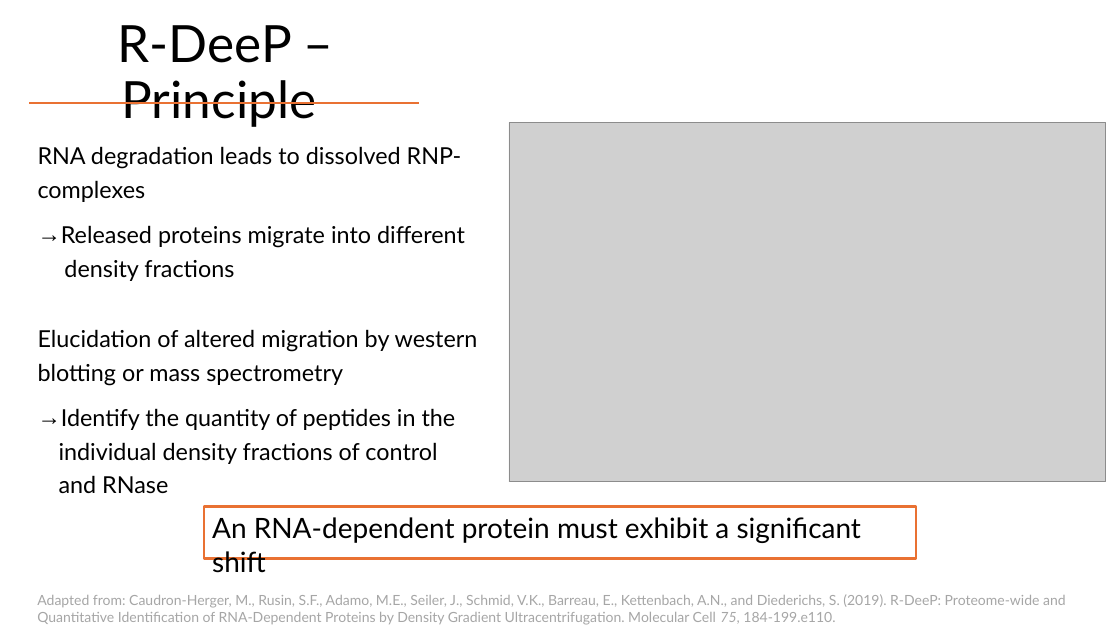
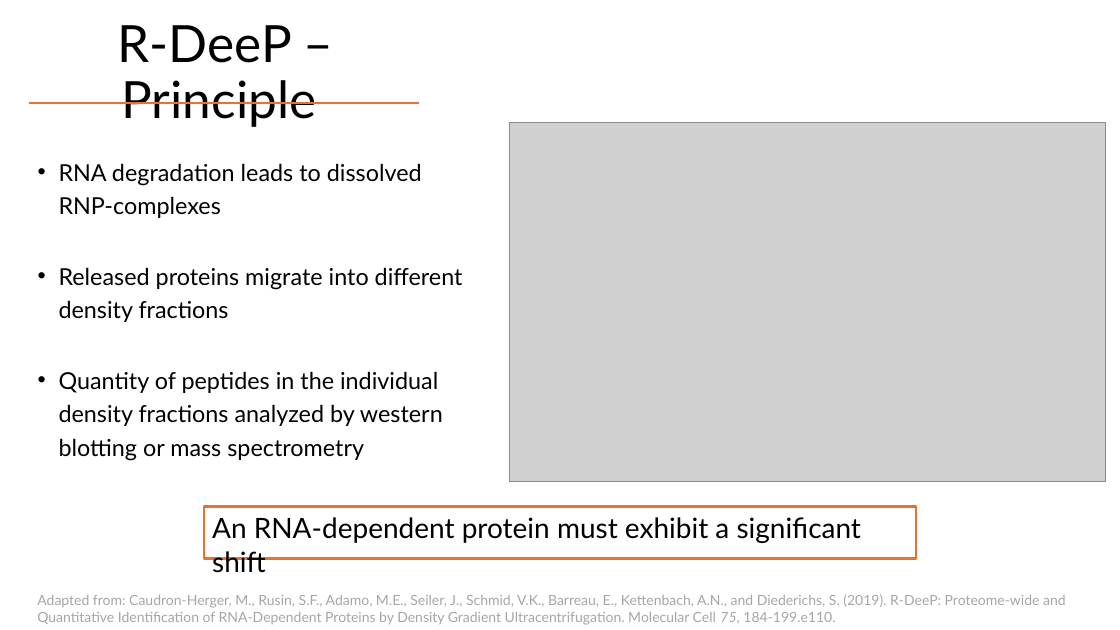
Before and after one commit to MichelaPozzi/2025-topic-03-group-01, a slide deck: slide 2 of Project Proposal Ben.pptx (slide 3 before the commit). Drawn at 1120x630 pixels with LibreOffice and Linux fonts; fonts in the diff are those of the drawing; grey boxes stand for pictures. Boxes give left, top, right and bottom in pixels: in the first picture for what was removed or moved away, otherwise in the second. Text is boxed around its words. In the diff, an @@ line names an element or a change of style, - is before the commit and + after.

```diff
--- a/Project Proposal Ben.pptx
+++ b/Project Proposal Ben.pptx
@@ text "RNA degradation leads to dissolved ...": place and size @@
-text "RNA degradation leads to dissolved ..." at (38, 146, 478, 494)
+text "RNA degradation leads to dissolved ..." at (59, 163, 463, 461)
@@ text at (59, 163, 422, 218): text changed @@
-RNA degradation leads to dissolved RNP- complexes
+• RNA degradation leads to dissolved RNP-complexes
@@ text at (59, 267, 463, 322): bullet → to • @@
@@ text at (59, 371, 443, 461): text changed @@
-Elucidation of altered migration by western blotting or mass spectrometry
-→ Identify the quantity of peptides in the
-  individual density fractions of control
-  and RNase
+• Quantity of peptides in the individual density fractions analyzed by western blotting or mass spectrometry
```
Also in this commit, not shown: 2 other slides changed, 1 slide removed, 1 other file.
